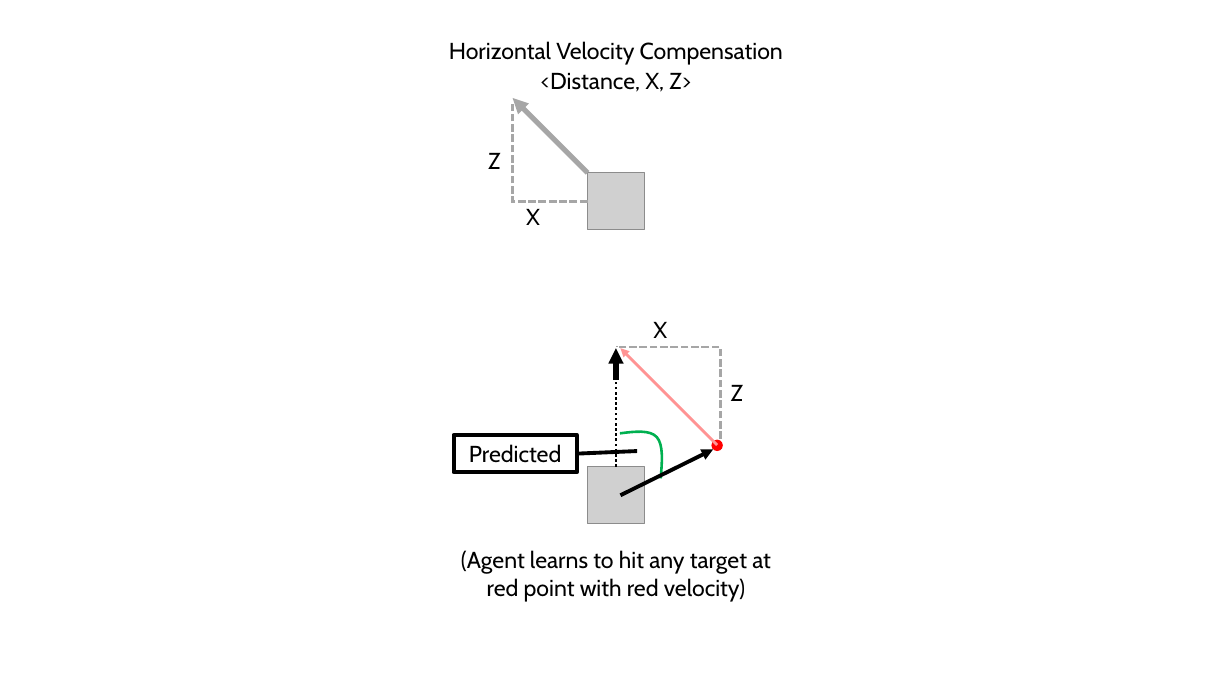
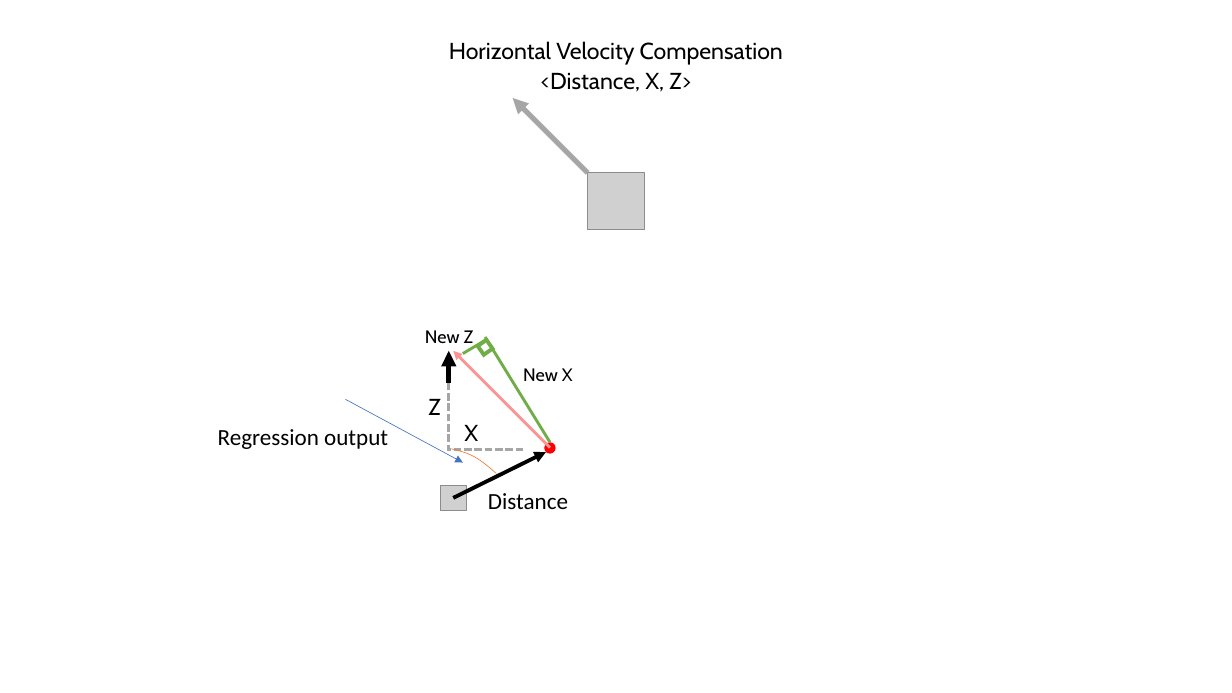
Before and after one commit to RibbonedAce/Dragon-Slayers, a slide deck: slide 10 of docs/images/FinalReportCharts.pptx. Drawn at 1232x693 pixels with LibreOffice and Linux fonts; fonts in the diff are those of the drawing; grey boxes stand for pictures. Boxes give left, top, right and bottom in pixels: in the first picture for what was removed or moved away, otherwise in the second. Text is boxed around its words. In the diff, an @@ line names an element or a change of style, - is before the commit and + after.

```diff
--- a/docs/images/FinalReportCharts.pptx
+++ b/docs/images/FinalReportCharts.pptx
@@ text at bbox=[425, 330, 474, 348]: text changed; size 18 to 14 pt @@
-Z
+New Z
@@ elbow line moved from (588, 201) - (513, 104) to (523, 450) - (448, 353) @@
@@ line added from (485, 340) to (463, 354), #70AD47 2.25 pt @@
@@ rectangle added at bbox=[477, 340, 493, 355], outline #70AD47 3 pt @@
@@ line added from (550, 443) to (485, 337), #70AD47 2.25 pt @@
@@ elbow line removed from (721, 449) to (617, 346) @@
@@ text "Z": place and size @@
-text "Z" at bbox=[488, 153, 501, 169]
+text "Z" at bbox=[428, 399, 441, 415]
@@ text at bbox=[523, 368, 573, 381]: text changed; size 18 to 14 pt @@
-X
+New X
@@ line removed from (616, 467) to (616, 380) @@
@@ arrow added from (346, 399) to (463, 463), #4472C4 0.5 pt @@
@@ text "X": place and size @@
-text "X" at bbox=[526, 209, 540, 225]
+text "X" at bbox=[464, 425, 478, 441]
@@ freeform shape removed at bbox=[618, 417, 680, 479] @@
@@ text added at bbox=[218, 429, 388, 449], 18 pt, text #000000 @@
+Regression output
@@ freeform shape added at bbox=[452, 449, 497, 474], outline #ED7D31 0.5 pt @@
@@ rectangle removed at bbox=[454, 435, 577, 472] @@
-Predicted
@@ ellipse: place and size @@
-ellipse at bbox=[712, 440, 723, 451]
+ellipse at bbox=[544, 443, 555, 454]
@@ 3 arrows: place and size @@
-3 arrows at bbox=[616, 348, 717, 495]
+3 arrows at bbox=[449, 351, 550, 498]
@@ line removed from (577, 454) to (638, 451) @@
@@ picture: place and size @@
-picture at bbox=[588, 467, 645, 524]
+picture at bbox=[441, 485, 467, 511]
@@ text added at bbox=[488, 493, 568, 509], 18 pt, text #000000 @@
+Distance
@@ text removed at bbox=[461, 550, 771, 602] @@
-(Agent learns to hit any target at red point with red velocity)
```
Also in this commit, not shown: 3 other slides changed, 3 other files.
